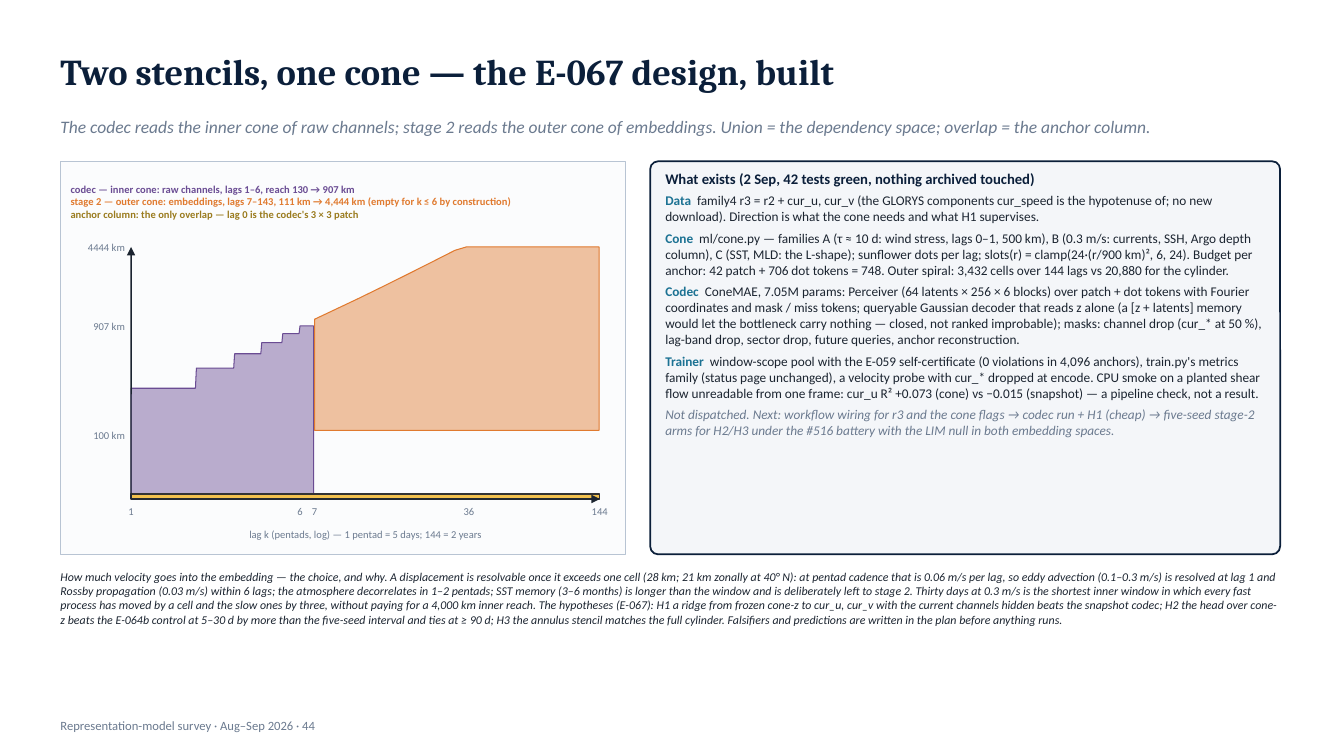
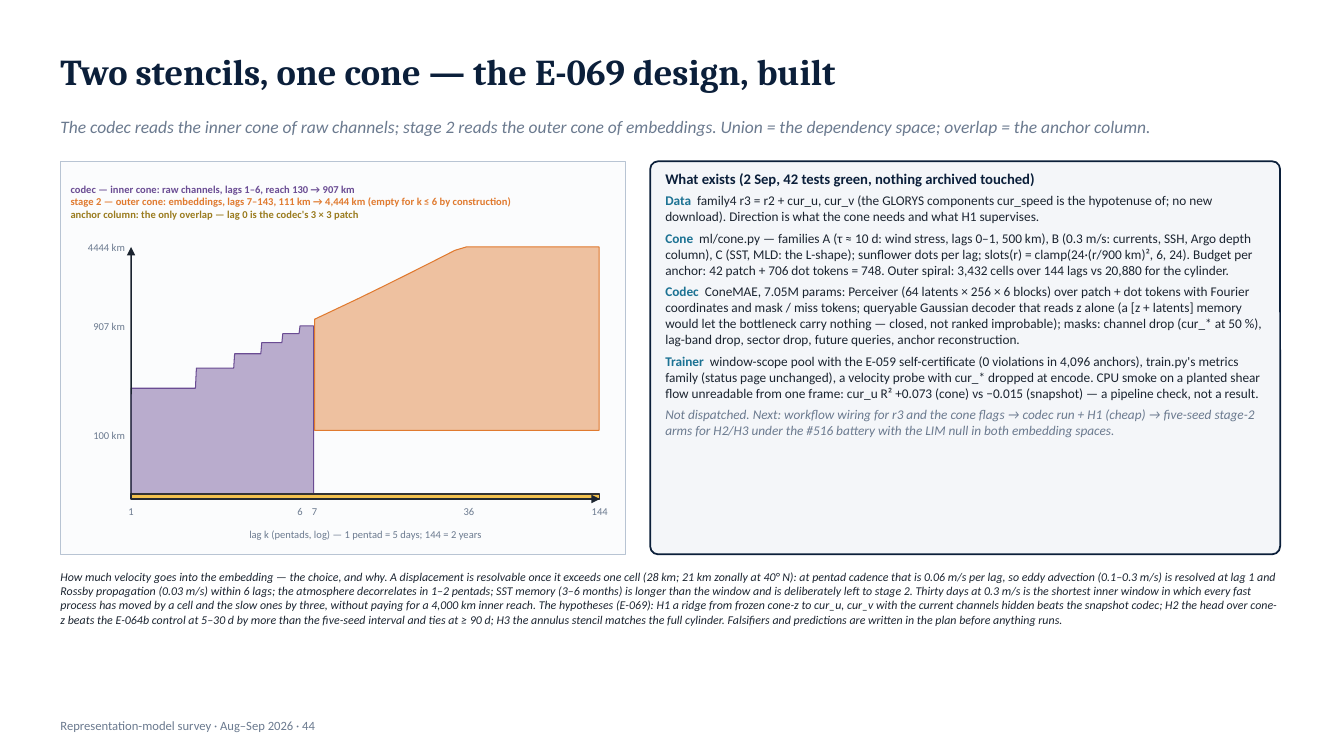
Before and after one commit to blauewelt/earth, a slide deck: slide 44 of ml/figures/geofm_survey/geospatial-representation-models.pptx. Drawn at 1344x756 pixels with LibreOffice and Linux fonts; fonts in the diff are those of the drawing. Boxes give left, top, right and bottom in pixels: in the first picture for what was removed or moved away, otherwise in the second. Text is boxed around its words. In the diff, an @@ line names an element or a change of style, - is before the commit and + after.

```diff
--- a/ml/figures/geofm_survey/geospatial-representation-models.pptx
+++ b/ml/figures/geofm_survey/geospatial-representation-models.pptx
@@ text at (60, 59, 836, 93): text changed @@
-Two stencils, one cone — the E-067 design, built
+Two stencils, one cone — the E-069 design, built
@@ text at (60, 572, 1276, 626): text changed @@
-How much velocity goes into the embedding — the choice, and why. A displacement is resolvable once it exceeds one cell (28 km; 21 km zonally at 40° N): at pentad cadence that is 0.06 m/s per lag, so eddy advection (0.1–0.3 m/s) is resolved at lag 1 and Rossby propagation (0.03 m/s) within 6 lags; the atmosphere decorrelates in 1–2 pentads; SST memory (3–6 months) is longer than the window and is deliberately left to stage 2. Thirty days at 0.3 m/s is the shortest inner window in which every fast process has moved by a cell and the slow ones by three, without paying for a 4,000 km inner reach. The hypotheses (E-067): H1 a ridge from frozen cone-z to cur_u, cur_v with the current channels hidden beats the snapshot codec; H2 the head over cone-z beats the E-064b control at 5–30 d by more than the five-seed interval and ties at ≥ 90 d; H3 the annulus stencil matches the full cylinder. Falsifiers and predictions are written in the plan before anything runs.
+How much velocity goes into the embedding — the choice, and why. A displacement is resolvable once it exceeds one cell (28 km; 21 km zonally at 40° N): at pentad cadence that is 0.06 m/s per lag, so eddy advection (0.1–0.3 m/s) is resolved at lag 1 and Rossby propagation (0.03 m/s) within 6 lags; the atmosphere decorrelates in 1–2 pentads; SST memory (3–6 months) is longer than the window and is deliberately left to stage 2. Thirty days at 0.3 m/s is the shortest inner window in which every fast process has moved by a cell and the slow ones by three, without paying for a 4,000 km inner reach. The hypotheses (E-069): H1 a ridge from frozen cone-z to cur_u, cur_v with the current channels hidden beats the snapshot codec; H2 the head over cone-z beats the E-064b control at 5–30 d by more than the five-seed interval and ties at ≥ 90 d; H3 the annulus stencil matches the full cylinder. Falsifiers and predictions are written in the plan before anything runs.
```
Also in this commit, not shown: 1 other slide changed, 18 other files.
